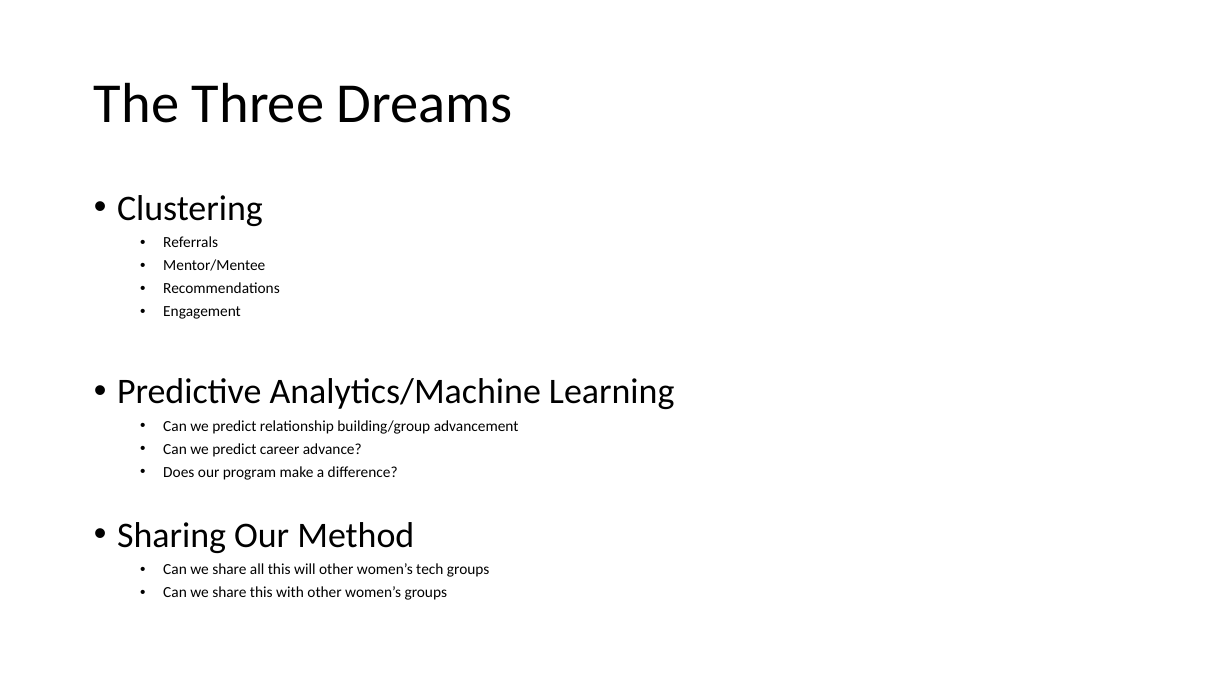
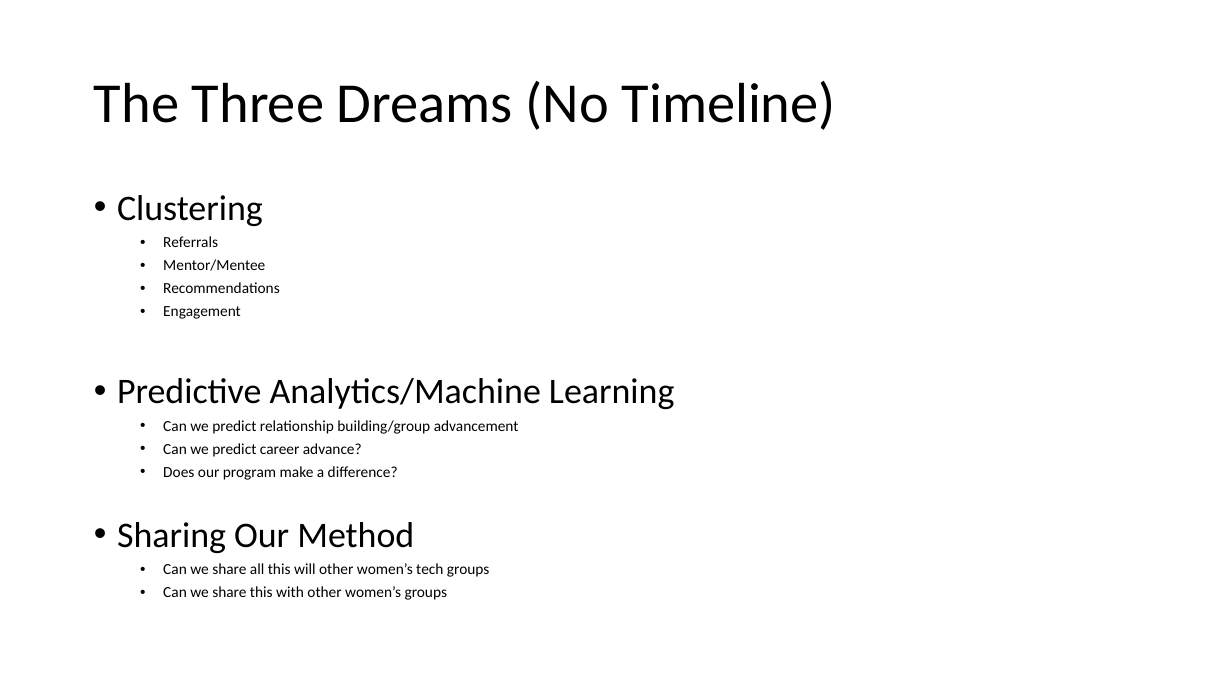
Before and after one commit to datascientistasociety/ServiceManual, a slide deck: slide 20 of ProgramsHandbook/ProgramArchives/20211025AnnualPlanning.pptx (slide 19 before the commit). Drawn at 1232x693 pixels with LibreOffice and Linux fonts; fonts in the diff are those of the drawing. Boxes give left, top, right and bottom in pixels: in the first picture for what was removed or moved away, otherwise in the second. Text is boxed around its words. In the diff, an @@ line names an element or a change of style, - is before the commit and + after.

```diff
--- a/ProgramsHandbook/ProgramArchives/20211025AnnualPlanning.pptx
+++ b/ProgramsHandbook/ProgramArchives/20211025AnnualPlanning.pptx
@@ title at (94,81,836,130): text changed @@
-The Three Dreams
+The Three Dreams (No Timeline)
```
Also in this commit, not shown: 5 other slides changed, 1 slide added, 16 other files.
